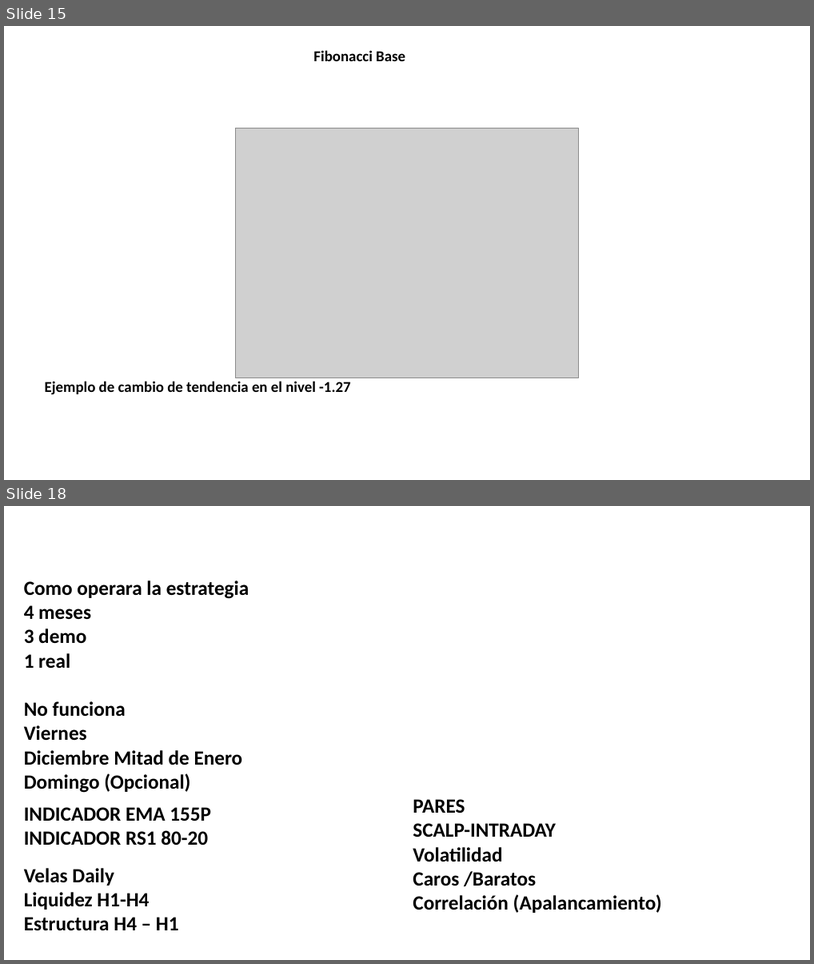
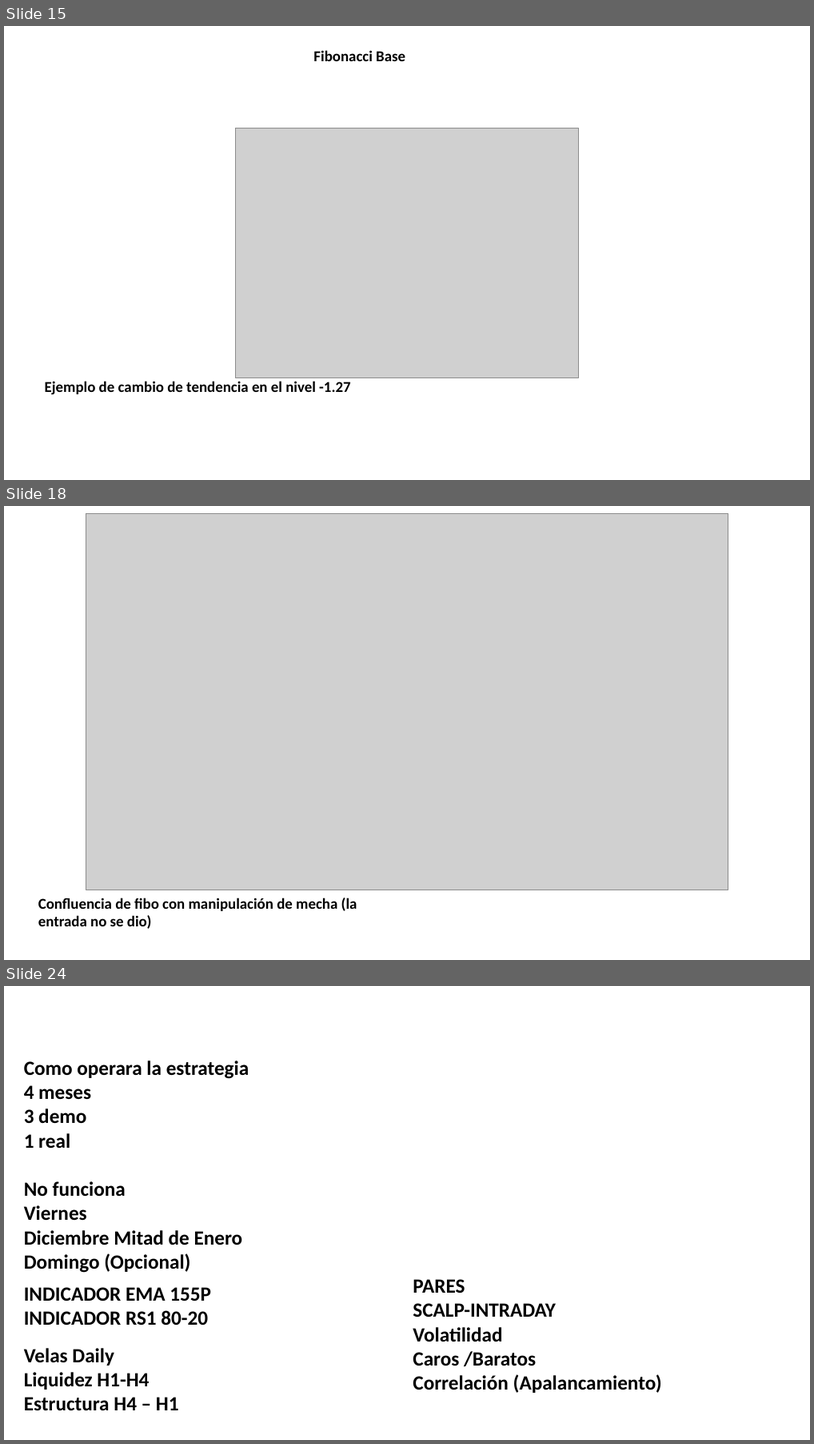
Before and after one commit to Edd1eware/Yields_Academy, a slide deck: Manual_YIELDS_ACADEMY.pptx. Shown one above the other, each under a label of ours: slides 15 and 18 before the commit, slides 15, 18 and 24 after it; the slides between them are not shown. The pictures are 814x964 and 814x1444 pixels, drawn with LibreOffice and Linux fonts; fonts in the diff are those of the drawing; grey boxes stand for pictures. Boxes give left, top, right and bottom in pixels: in the first picture for what was removed or moved away, otherwise in the second. Text is boxed around its words. In the diff, an @@ line names an element or a change of style, - is before the commit and + after.

Commit message:
Fibo de confluencia

```diff
--- a/Manual_YIELDS_ACADEMY.pptx
+++ b/Manual_YIELDS_ACADEMY.pptx
@@ slide 18 added at bbox=[4, 506, 810, 960], background #FFFFFF @@
@@ picture added at bbox=[86, 513, 729, 890] @@
@@ rectangle added at bbox=[4, 858, 810, 907], fill #FFFFFF at 93% opacity @@
@@ line added from (4, 852) to (810, 852), #FFFFFF 3.25 pt @@
@@ line added from (4, 912) to (810, 912), #FFFFFF 3.25 pt @@
@@ text added at bbox=[38, 897, 358, 928], 18 pt, text #000000, bold @@
+Confluencia de fibo con manipulación de mecha (la entrada no se dio)
@@ what was slide 18 is now slide 24 @@
```
Also in this commit, not shown: 1 slide changed, 6 other slides added, 1 slide removed.
